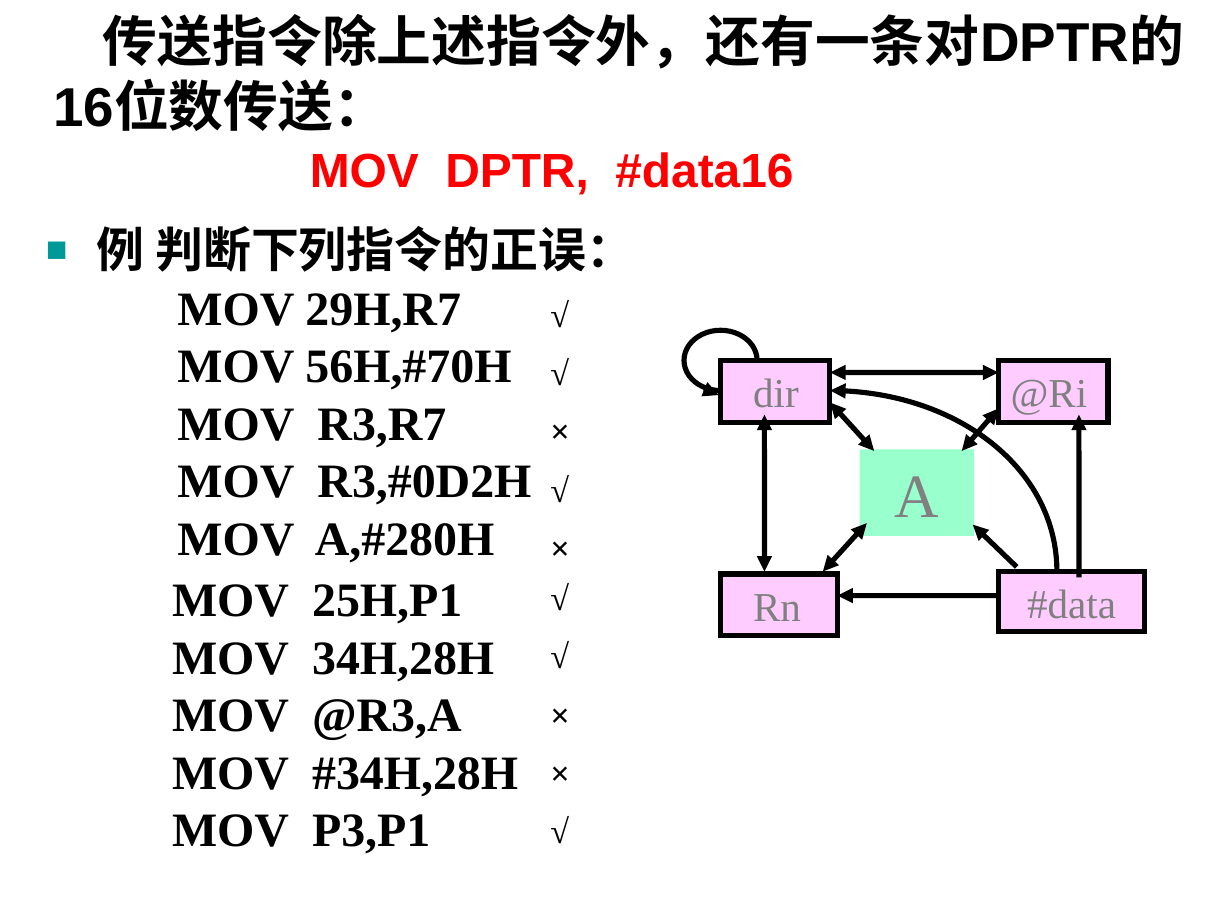
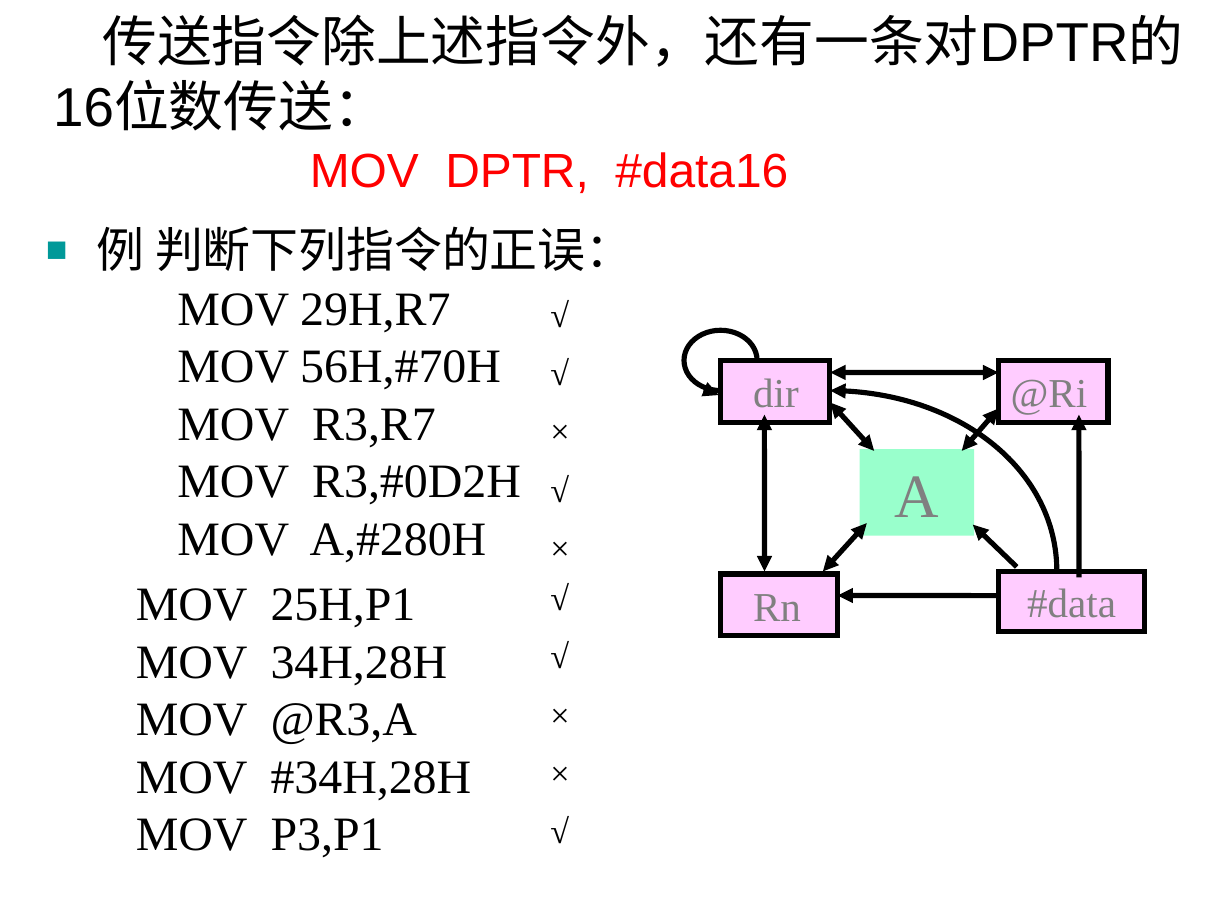
Before and after one commit to ZJWang9928/Own-Notes, a slide deck: slide 14 of 单片机课件/第2章+单片机指令系统-1.ppt. Drawn at 1232x924 pixels with LibreOffice and Linux fonts; fonts in the diff are those of the drawing. Boxes give left, top, right and bottom in pixels: in the first picture for what was removed or moved away, otherwise in the second. Text is boxed around its words. In the diff, an @@ line names an element or a change of style, - is before the commit and + after.

```diff
--- a/单片机课件/第2章+单片机指令系统-1.ppt
+++ b/单片机课件/第2章+单片机指令系统-1.ppt
@@ bold off in 4 elements at (96,226,633,562), (102,14,1183,67), (310,152,788,193), (136,588,472,857) @@
@@ text "MOV 25H,P1": place and size @@
-text "MOV 25H,P1" at (172,584,518,853)
+text "MOV 25H,P1" at (136,588,472,857)
```
Also in this commit, not shown: 19 other slides changed, 17 other files.
